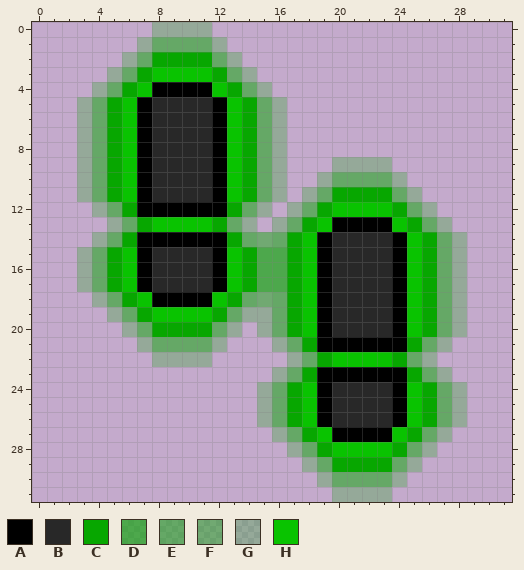
A pixel-art sprite gets an edit: Forgotten/Forgotten/Data/Animations/MouseIcons/MousepointerWalkGreen.png. This is how it looked before the edit.
The file is 32x32 pixels.
Palette (. is transparent): A #000000  B #282828  C #07a700  D #07a700a0  E #07a70080  F #07a70070  G #07a70040  H #09c300
Pixels before, first column x 3:
 0 .....GGGG.................
 1 ....GEEEEG................
 2 ...GECCCCEG...............
 3 ..GECHHHHCEG..............
 4 .GECHAAAAHCEG.............
 5 GECHABBBBAHCEG............
 6 GECHABBBBAHCEG............
 7 GECHABBBBAHCEG............
 8 GECHABBBBAHCEG............
 9 GECHABBBBAHCEG...GGGG.....
10 GECHABBBBAHCEG..GEEEEG....
11 GECHABBBBAHCEG.GECCCCEG...
12 .GECAAAAAACEG.GECHHHHCEG..
13 ..GECHHHHCEG.GECHAAAAHCEG.
14 .GECAAAAAACEFECHABBBBAHCEG
15 GECHABBBBAHCDDCHABBBBAHCEG
16 GECHABBBBAHCDDCHABBBBAHCEG
17 GECHABBBBAHCDDCHABBBBAHCEG
18 .GECHAAAAHCEFECHABBBBAHCEG
19 ..GECHHHHCEGGECHABBBBAHCEG
20 ...GECCCCEG.GECHABBBBAHCEG
21 ....GEEEEG...GECAAAAAACEG.
22 .....GGGG.....GECHHHHCEG..
23 .............GECAAAAAACEG.
24 ............GECHABBBBAHCEG
25 ............GECHABBBBAHCEG
26 ............GECHABBBBAHCEG
27 .............GECHAAAAHCEG.
28 ..............GECHHHHCEG..
29 ...............GECCCCEG...
30 ................GEEEEG....
31 .................GGGG.....
Once edited:
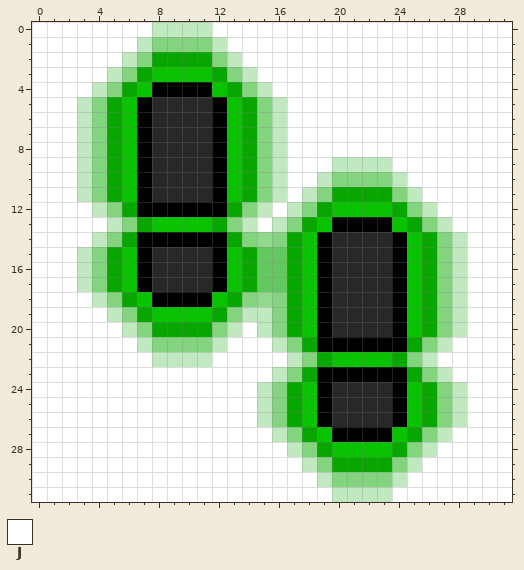
Colours new in this view: J #ffffff
Edits made:
colour D: #07a700a0 -> #63c85f
colour E: #07a70080 -> #83d37f
colour F: #07a70070 -> #92d88f
colour G: #07a70040 -> #c1e9bf
y 0: x 0..7 ........ -> JJJJJJJJ; x 12..31 .................... -> JJJJJJJJJJJJJJJJJJJJ
y 1: x 0..6 ....... -> JJJJJJJ; x 13..31 ................... -> JJJJJJJJJJJJJJJJJJJ
y 2: x 0..5 ...... -> JJJJJJ; x 14..31 .................. -> JJJJJJJJJJJJJJJJJJ
y 3: x 0..4 ..... -> JJJJJ; x 15..31 ................. -> JJJJJJJJJJJJJJJJJ
y 4: x 0..3 .... -> JJJJ; x 16..31 ................ -> JJJJJJJJJJJJJJJJ
y 5..8: x 0..2 ... -> JJJ; x 17..31 ............... -> JJJJJJJJJJJJJJJ
y 9: x 0..2 ... -> JJJ; x 17..19 ... -> JJJ; x 24..31 ........ -> JJJJJJJJ
y 10: x 0..2 ... -> JJJ; x 17..18 .. -> JJ; x 25..31 ....... -> JJJJJJJ
y 11: x 0..2 ... -> JJJ; x 17 . -> J; x 26..31 ...... -> JJJJJJ
y 12: x 0..3 .... -> JJJJ; x 16 . -> J; x 27..31 ..... -> JJJJJ
y 13: x 0..4 ..... -> JJJJJ; x 15 . -> J; x 28..31 .... -> JJJJ
y 14: x 0..3 .... -> JJJJ; x 29..31 ... -> JJJ
y 15..17: x 0..2 ... -> JJJ; x 29..31 ... -> JJJ
y 18: x 0..3 .... -> JJJJ; x 29..31 ... -> JJJ
y 19: x 0..4 ..... -> JJJJJ; x 29..31 ... -> JJJ
y 20: x 0..5 ...... -> JJJJJJ; x 14 . -> J; x 29..31 ... -> JJJ
y 21: x 0..6 ....... -> JJJJJJJ; x 13..15 ... -> JJJ; x 28..31 .... -> JJJJ
y 22: x 0..7 ........ -> JJJJJJJJ; x 12..16 ..... -> JJJJJ; x 27..31 ..... -> JJJJJ
y 23: x 0..15 ................ -> JJJJJJJJJJJJJJJJ; x 28..31 .... -> JJJJ
y 24..26: x 0..14 ............... -> JJJJJJJJJJJJJJJ; x 29..31 ... -> JJJ
y 27: x 0..15 ................ -> JJJJJJJJJJJJJJJJ; x 28..31 .... -> JJJJ
y 28: x 0..16 ................. -> JJJJJJJJJJJJJJJJJ; x 27..31 ..... -> JJJJJ
y 29: x 0..17 .................. -> JJJJJJJJJJJJJJJJJJ; x 26..31 ...... -> JJJJJJ
y 30: x 0..18 ................... -> JJJJJJJJJJJJJJJJJJJ; x 25..31 ....... -> JJJJJJJ
y 31: x 0..19 .................... -> JJJJJJJJJJJJJJJJJJJJ; x 24..31 ........ -> JJJJJJJJ
